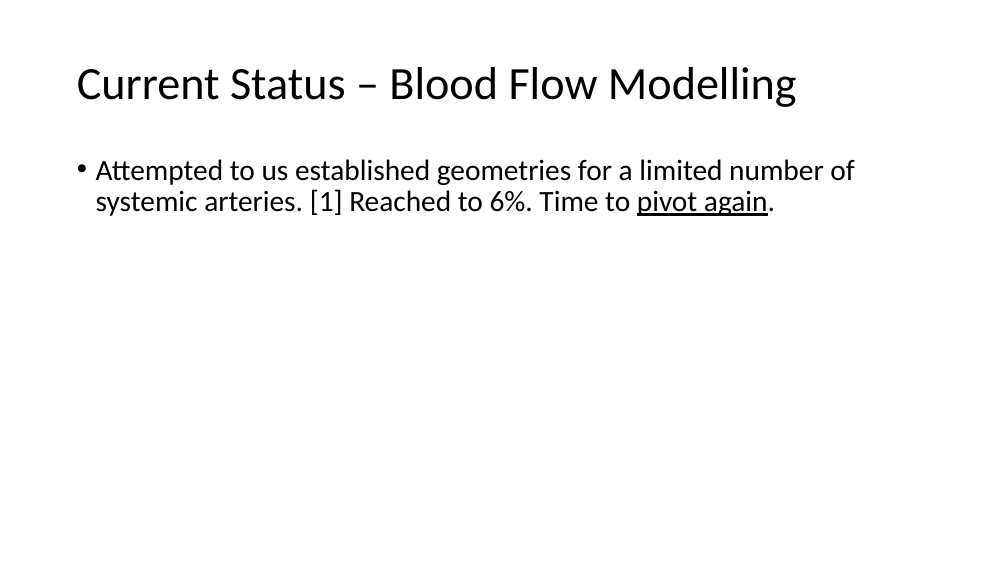
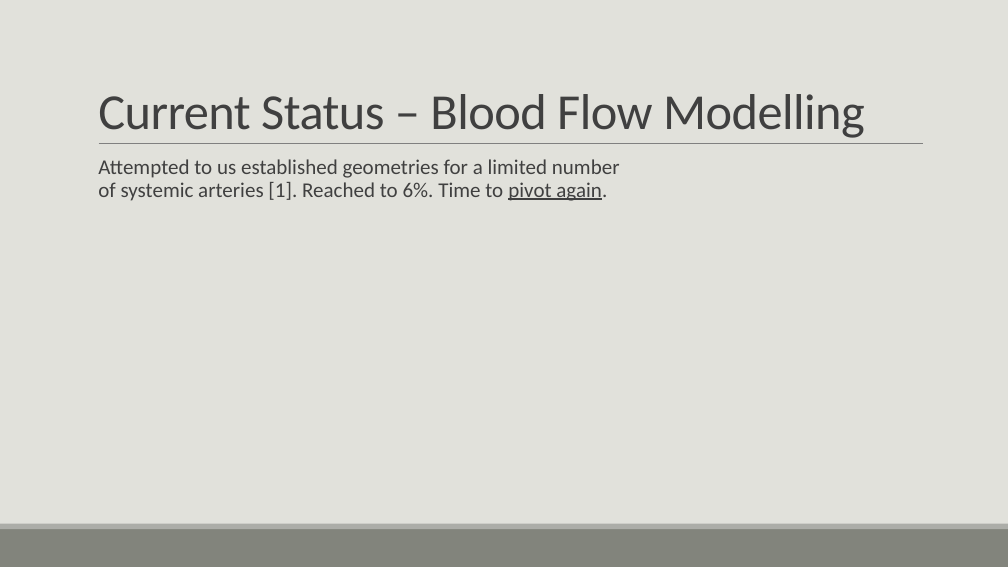
Before and after one commit to CNorthwayMedPhys/Full-Body-Flow-Model-Project, a slide deck: slide 8 of Working Documents/Committee Meeting.pptx (slide 9 before the commit). Drawn at 1008x567 pixels with LibreOffice and Linux fonts; fonts in the diff are those of the drawing. Boxes give left, top, right and bottom in pixels: in the first picture for what was removed or moved away, otherwise in the second. Text is boxed around its words. In the diff, an @@ line names an element or a change of style, - is before the commit and + after.

```diff
--- a/Working Documents/Committee Meeting.pptx
+++ b/Working Documents/Committee Meeting.pptx
@@ background #FFFFFF to #E1E1DB @@
@@ title "Current Status – Blood Flow ...": place and size @@
-title "Current Status – Blood Flow ..." at <box>77,67,797,107</box>
+title "Current Status – Blood Flow ..." at <box>98,94,865,138</box>
@@ title "Current Status – Blood Flow ..." at <box>98,94,865,138</box>: size 44 to 48 pt, text colour #000000 to #404040, letter spacing 0 to -0.5 pt; line spacing 0.9 to 0.85; vertical alignment middle to bottom @@
@@ line added from (99, 144) to (923, 144), #808080 0.5 pt @@
@@ text at <box>98,159,620,201</box>: text changed; size 28 to 20 pt; text colour #000000 to #404040 @@
-• Attempted to us established geometries for a limited number of systemic arteries. [1] Reached to 6%. Time to pivot again.
+  Attempted to us established geometries for a limited number of systemic arteries [1]. Reached to 6%. Time to pivot again.
@@ rectangle added at <box>0,529,1008,567</box>, fill #82847C @@
@@ rectangle added at <box>0,524,1008,529</box>, fill #ACADA8 @@
```
Also in this commit, not shown: 20 other slides changed, 4 slides added, 52 other files.
